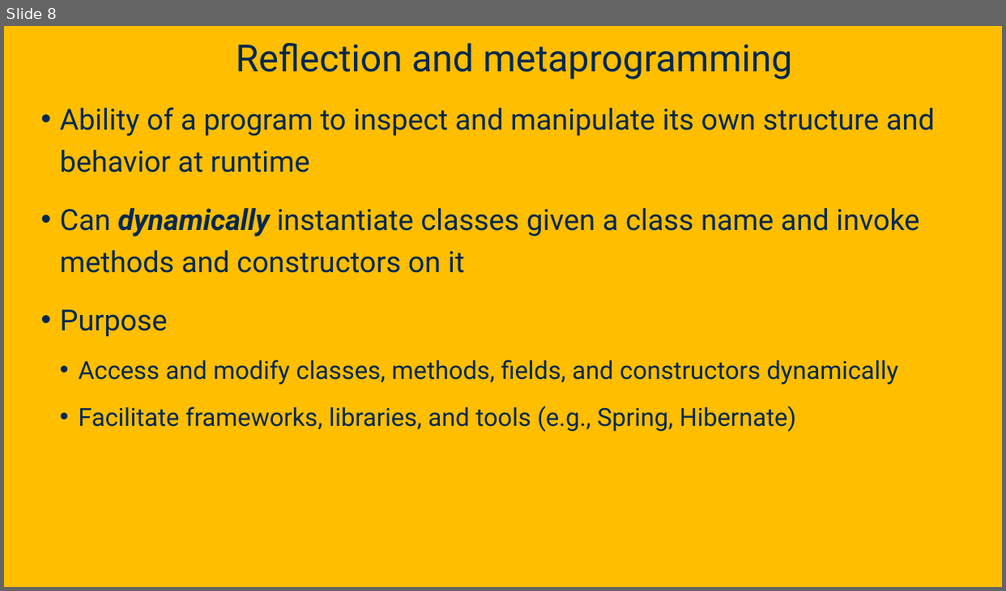
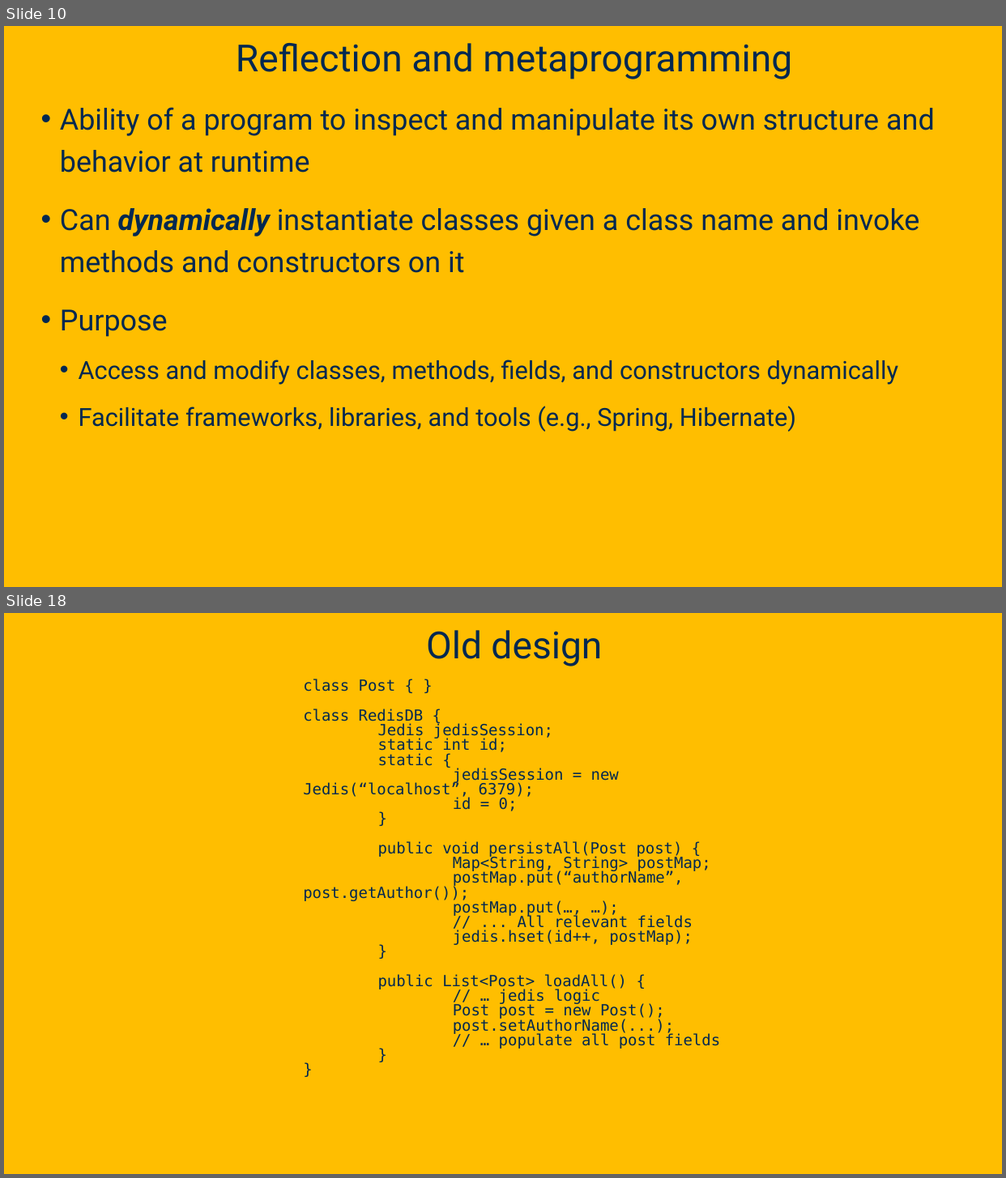
Before and after one commit to davsec-teaching/ECS160-Winter2025, a slide deck: slides/5_annotations_and_reflection.pptx. Shown one above the other, each under a label of ours: slide 8 before the commit, slides 10 and 18 after it; the slides between them are not shown. The pictures are 1006x591 and 1006x1178 pixels, drawn with LibreOffice and Linux fonts; fonts in the diff are those of the drawing; background and template pictures are left out. Boxes give left, top, right and bottom in pixels: in the first picture for what was removed or moved away, otherwise in the second. Text is boxed around its words. In the diff, an @@ line names an element or a change of style, - is before the commit and + after.

```diff
--- a/slides/5_annotations_and_reflection.pptx
+++ b/slides/5_annotations_and_reflection.pptx
@@ slide 18 added at <box>4,613,1002,1174</box>, background picture (left out) @@
@@ title added at <box>426,630,602,666</box>, 36 pt, text #022850 @@
+Old design
@@ text added at <box>303,679,720,1049</box>, 14.8 pt, text #022850 @@
+class Post { }
+class RedisDB {
+Jedis jedisSession;
+static int id;
+static {
+jedisSession = new Jedis(“localhost”, 6379);
+id = 0;
+}
+public void persistAll(Post post) {
+Map<String, String> postMap;
+postMap.put(“authorName”, post.getAuthor());
+postMap.put(…, …);
+// ... All relevant fields
+jedis.hset(id++, postMap);
+}
+public List<Post> loadAll() {
+// … jedis logic
+Post post = new Post();
+post.setAuthorName(...);
+// … populate all post fields
+}
+}
@@ what was slide 8 is now slide 10 @@
```
Also in this commit, not shown: 8 slides changed, 17 other slides added, 1 slide removed.
